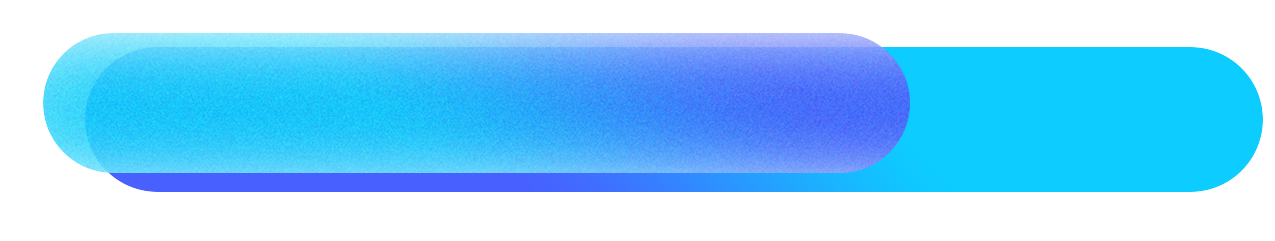
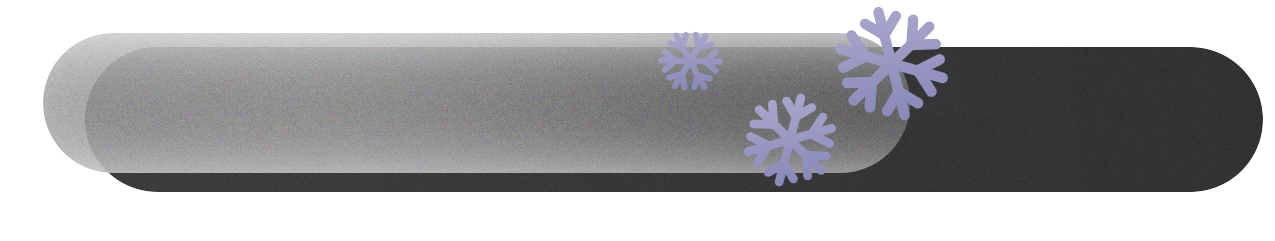
Layer changes from the first (1275, 241) image to the second:
added layer "snowflake_icon_154816" (1st of 3) above "snowflake_icon_154816" over box(642, 31, 738, 109)
added layer "snowflake_icon_154816" (2nd of 3) above "snowflake_icon_154816" over box(727, 77, 853, 192)
added layer "snowflake_icon_154816" (3rd of 3) above "фон прогрессбара" over box(814, 7, 969, 141)
painted on "фон прогрессбара" over box(43, 12, 1193, 192)
painted on "Прямоугольник 1" over box(43, 33, 910, 173)
"фон": opacity 100% → 99%, painted on it over box(85, 47, 1263, 192)